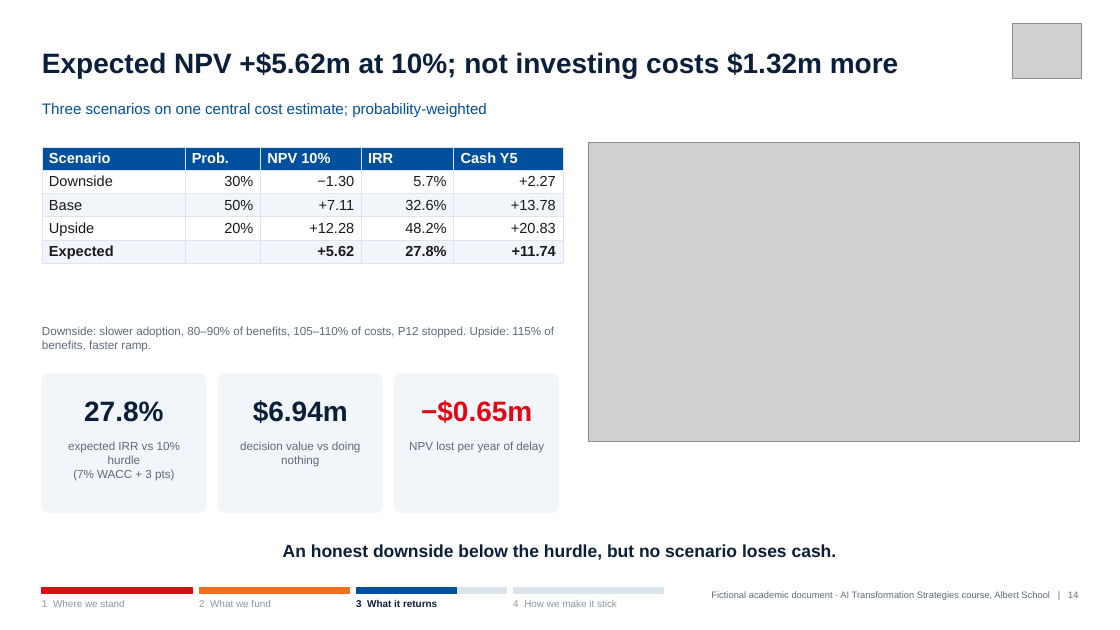
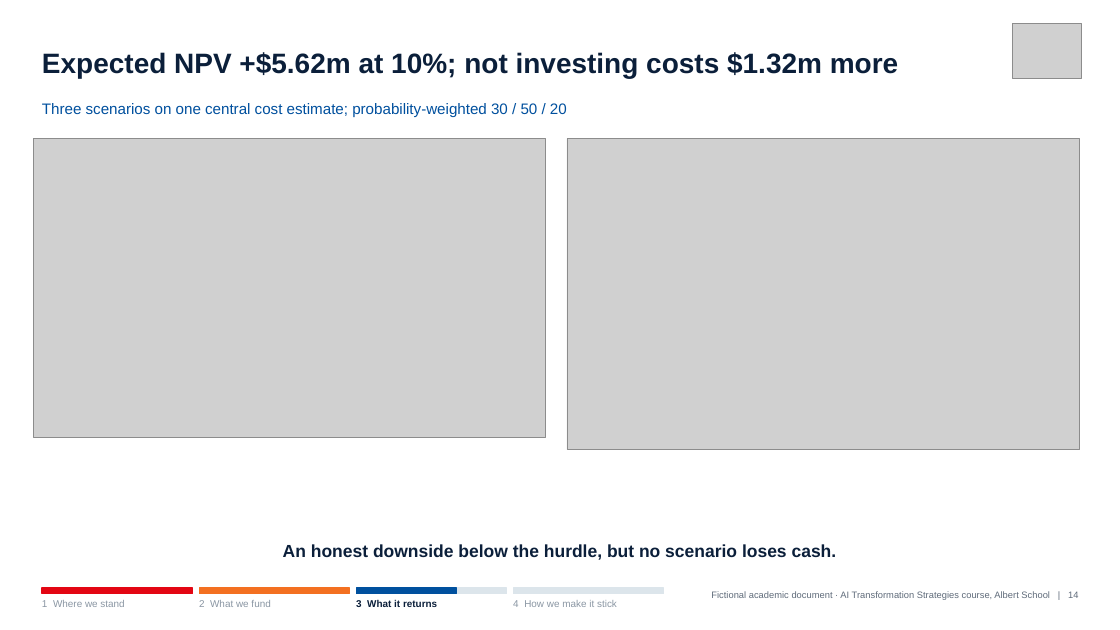
Before and after one commit to Xenodion/ai-transformations-navy, a slide deck: slide 14 of deliverables/slides/ai_strategy_deck.pptx. Drawn at 1120x630 pixels with LibreOffice and Linux fonts; fonts in the diff are those of the drawing; grey boxes stand for pictures. Boxes give left, top, right and bottom in pixels: in the first picture for what was removed or moved away, otherwise in the second. Text is boxed around its words. In the diff, an @@ line names an element or a change of style, - is before the commit and + after.

```diff
--- a/deliverables/slides/ai_strategy_deck.pptx
+++ b/deliverables/slides/ai_strategy_deck.pptx
@@ text at [42, 103, 567, 117]: text changed @@
-Three scenarios on one central cost estimate; probability-weighted
+Three scenarios on one central cost estimate; probability-weighted 30 / 50 / 20
@@ picture added at [34, 139, 546, 438] @@
@@ table removed at [42, 147, 563, 263], 5 rows, 5 columns @@
-Scenario | Prob. | NPV 10% | IRR | Cash Y5
-Downside | 30% | −1.30 | 5.7% | +2.27
-Base | 50% | +7.11 | 32.6% | +13.78
-Upside | 20% | +12.28 | 48.2% | +20.83
-Expected |  | +5.62 | 27.8% | +11.74
@@ picture: place and size @@
-picture at [588, 143, 1080, 441]
+picture at [567, 139, 1080, 450]
@@ text removed at [42, 326, 554, 351] @@
-Downside: slower adoption, 80–90% of benefits, 105–110% of costs, P12 stopped. Upside: 115% of benefits, faster ramp.
@@ rounded rectangle removed at [42, 374, 206, 513] @@
@@ rounded rectangle removed at [218, 374, 382, 513] @@
@@ rounded rectangle removed at [395, 374, 559, 513] @@
@@ text removed at [84, 401, 163, 422] @@
-27.8%
@@ text removed at [253, 400, 348, 423] @@
-$6.94m
@@ text removed at [421, 400, 532, 423] @@
-−$0.65m
@@ text removed at [68, 442, 180, 481] @@
-expected IRR vs 10% hurdle
-(7% WACC + 3 pts)
@@ text removed at [240, 441, 360, 467] @@
-decision value vs doing nothing
@@ text removed at [409, 441, 544, 453] @@
-NPV lost per year of delay
```
Also in this commit, not shown: 19 other slides changed, 2 slides added, 3 other files.
